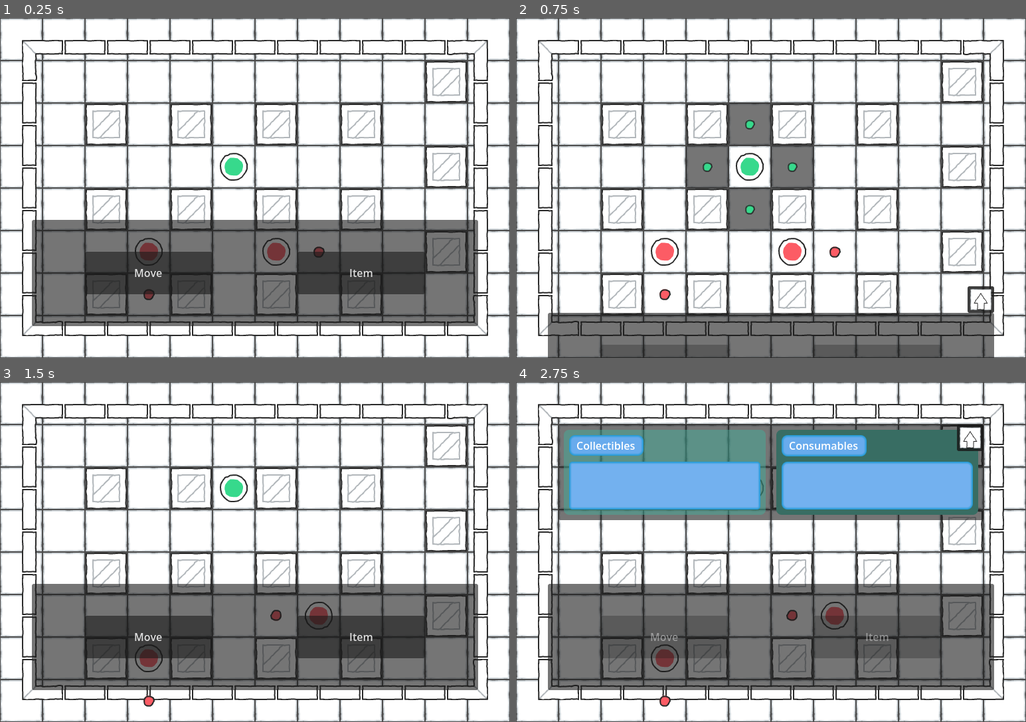
Above: before the commit, frames 1-4 (two rows, left to right).
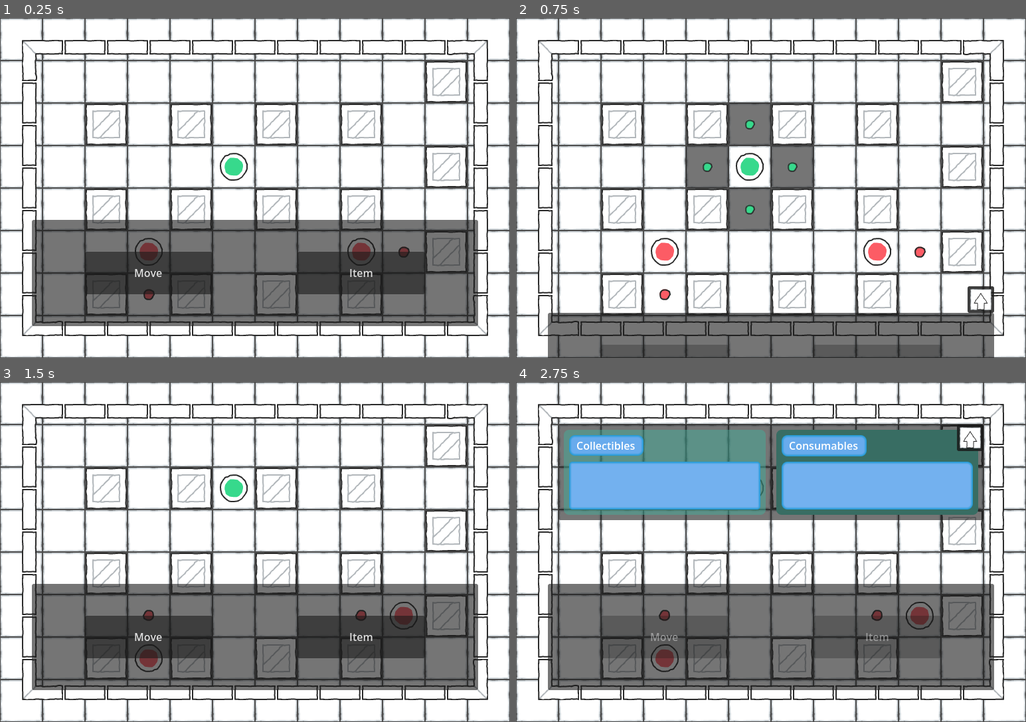
Above: after the commit, the same moments.

Repository: MagicOwl-Games/programmatura-definitive
Game: Godot game, scene res://Root.tscn
Two runs of this game, one before a commit and one after it. Both use one fixed random seed, a clock stepped at 60 frames per second and the inputs below.
Inputs (mouse positions are in pixels of both pictures, inside the frame that each line leads up to):
- Up to frame 1 (0.25 s): no input
- Up to frame 2 (0.75 s): click "Move" at 0.5 s
- Up to frame 3 (1.5 s): click (234, 487) at 1.25 s
- Up to frame 4 (2.75 s): click "Item" at 2 s

The runs differ from the first frame. In frame 1, 0.6% of the frame differs, in the area x 51-81%, y 64-73%; in frame 2, 0.6%; in frame 3, 0.7%; in frame 4, 0.7%, in the area x 26-82%, y 64-96%.

Commit message:
fix: detection area rotation - horizontal and vertical - v1

Diff:
--- a/scenes/stages/StageOne.tscn
+++ b/scenes/stages/StageOne.tscn
@@ -1735,7 +1735,7 @@
 position = Vector2(352, 224)
 
 [node name="Enemy" parent="." unique_id=1794450006 instance=ExtResource("3_fceun")]
-position = Vector2(416, 352)
+position = Vector2(544, 352)
 
 [node name="Enemy2" parent="." unique_id=848933229 instance=ExtResource("3_fceun")]
 position = Vector2(224, 352)
--- a/scripts/enemy.gd
+++ b/scripts/enemy.gd
@@ -62,15 +62,17 @@
 const TILE_SIZE = 64;
 
 
+# FIXME: the way it is today, the enemy cannot be positioned in a way that moving one tile
+#to the side will result in a collision with an obstacle.
 
-# FIX: still can't type it properly, try to figure out a way of defining its value
+# FIXME: still can't type it properly, try to figure out a way of defining its value
 #without using get_children().
 var collision_areas: Array;
 
 # Called when the node enters the scene tree for the first time.
 func _ready() -> void:
 	movement_type = Enemy_Movement_Type.HORIZONTAL if movement_type == null else movement_type;
-	# FIX: WOW!!! SUCH GOOD CODE MUCH WOW
+	# FIXME: WOW!!! SUCH GOOD CODE MUCH WOW
 	#collision_areas = movement_area.get_children();
 	#detection_area.hide();
 	init_detection_area();
@@ -82,85 +84,23 @@
 
 func _on_enemy_handle_is_moving_enemies_signal() -> void:
 	update_raycasts();
-
-	#var directions_array: Array[RayCast2D] = [
-		#up_raycast,
-		#down_raycast,
-		#left_raycast,
-		#right_raycast,
-	#];
-
 	handle_enemy_movement();
-
-	#var direction_to_move: RayCast2D = null;
-	#var direction_to_detect: RayCast2D = null;
-
-	# FIX: this loop is breaking the game, here and down below
-	# it was breaking because at some point the directions_array was full of null
-	#values, so I had to move it inside the function to make it work.
-	#while direction_to_move == null:
-		#var random_direction: Directions = Directions.values().pick_random();
-		#if not directions_array[random_direction].is_colliding():
-			#direction_to_move = directions_array[random_direction];
-	#
-	#match direction_to_move:
-		#up_raycast:
-			#position += positions.up;
-		#down_raycast:
-			#position += positions.down;
-		#left_raycast:
-			#position += positions.left;
-		#right_raycast:
-			#position += positions.right;
-			#
-	## updating raycasts again because i'm positioning the detection area now
-	## is it necessary? is it necessary to use the raycasts at all?
-	#update_raycasts();
-
-
-
-	#if direction_to_move.is_colliding():
-		#match direction_to_move:
-			#up_raycast:
-				#detection_area.position = positions.down;
-			#down_raycast:
-				#detection_area.position = positions.up;
-			#left_raycast:
-				#detection_area.position = positions.right;
-			#right_raycast:
-				#detection_area.position = positions.left;
-	#else:
-		#detection_area.position = direction_to_move.position;
-	#if direction_to_move.is_colliding():
-		#while direction_to_detect == null:
-			#var random_direction: Directions = Directions.values().pick_random();
-			#if not directions_array[random_direction].is_colliding():
-				#direction_to_detect = directions_array[random_direction];
-
-	#match direction_to_move:
-		#up_raycast:
-			#detection_area.position = Vector2(0, -64);
-		#down_raycast:
-			#detection_area.position = Vector2(0, 64);
-		#left_raycast:
-			#detection_area.position = Vector2(-64, 0);
-		#right_raycast:
-			#detection_area.position = Vector2(64, 0);
 
 
 func handle_enemy_movement() -> void:
-	# FIX: still don't know how to handle this movement, gotta check it soon
-
-
+	# FIXME: the detection area rotation is weird
+	# It's fine for now, but i'm gonna work on a better approach and improve the rotation later
 	match movement_type:
 		Enemy_Movement_Type.HORIZONTAL:
+			if current_enemy_x == -1:
+				move_direction = Move_Direction.RIGHT;
 			if current_enemy_x == 1:
 				move_direction = Move_Direction.LEFT;
-			if current_enemy_x == -1:
-				move_direction = Move_Direction.RIGHT;
 
 			current_enemy_x += move_direction;
 			self.position.x += (move_direction * TILE_SIZE);
+
+
 		Enemy_Movement_Type.VERTICAL:
 			if current_enemy_y == -1:
 				move_direction = Move_Direction.DOWN;
@@ -182,15 +122,26 @@
 
 	match movement_type:
 		Enemy_Movement_Type.HORIZONTAL:
-			if right_raycast.is_colliding():
-				var collider = right_raycast.get_collider();
-				if collider.is_in_group("obstacles"):
-					self.rotation_degrees += 180;
-				if collider.is_in_group("player"):
-					print("player got caught!!");
-			if current_enemy_x == Move_Direction.LEFT or (current_enemy_x == Move_Direction.RIGHT and not right_raycast.is_colliding()):
-				print(current_enemy_x);
+			# if right_raycast.is_colliding():
+			# 	var collider = right_raycast.get_collider();
+			# 	if collider.is_in_group("obstacles"):
+			# 		self.rotation_degrees += 180;
+			# 	if collider.is_in_group("player"):
+			# 		print("player got caught!!");
+			# 	return;
+			if current_enemy_x == Move_Direction.LEFT:
 				self.rotation_degrees += 180;
+				return;
+			if current_enemy_x == Move_Direction.RIGHT:
+				self.rotation_degrees += 180;
+				return;
+		Enemy_Movement_Type.VERTICAL:
+			if current_enemy_y == Move_Direction.DOWN:
+				self.rotation_degrees += 180;
+				return;
+			if current_enemy_y == Move_Direction.UP:
+				self.rotation_degrees += 180;
+				return;
 
 # TODO: this logic should be a helper, it's duplicated
 func init_detection_area() -> void:
@@ -207,7 +158,7 @@
 
 	match movement_type:
 		Enemy_Movement_Type.HORIZONTAL:
-			print("right_raycast is colliding: %s" % right_raycast.is_colliding());
+			# print("right_raycast is colliding: %s" % right_raycast.is_colliding());
 			if not right_raycast.is_colliding():
 				detection_area.position.x += (Move_Direction.RIGHT * TILE_SIZE);
 				detection_area_current_position = Move_Direction.RIGHT;
@@ -226,21 +177,6 @@
 		Enemy_Movement_Type.FOUR_WAY:
 			pass;
 
-	# while enemy_vision == null:
-	# 	var random_direction = Directions.values().pick_random();
-	# 	if not directions_array[random_direction].is_colliding():
-	# 		enemy_vision = directions_array[random_direction];
-
-	# match enemy_vision:
-	# 	up_raycast:
-	# 		detection_area.position += positions.up;
-	# 	down_raycast:
-	# 		detection_area.position += positions.down;
-	# 	left_raycast:
-	# 		detection_area.position += positions.left;
-	# 	right_raycast:
-	# 		detection_area.position += positions.right;
-
 
 
 # HELPERS
